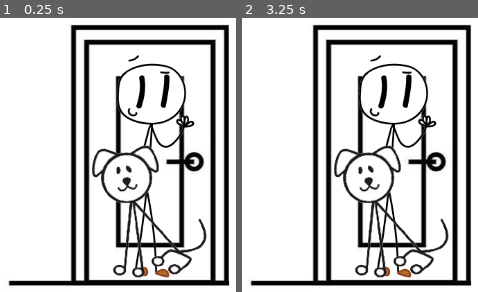
Above: before the commit, frames 1-2 (left to right).
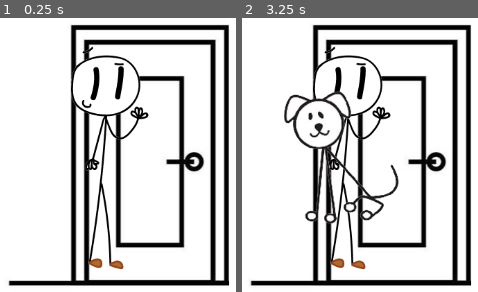
Above: after the commit, the same moments.

Repository: cjee246/NoPetsAllowed
Game: Godot game, scene res://scenes/main/main_game.tscn
Two runs of this game, one before a commit and one after it. Both use one fixed random seed, a clock stepped at 60 frames per second and the inputs below.
Inputs:
- Up to frame 1 (0.25 s): no input
- Up to frame 2 (3.25 s): tap Enter at 0.5, 2 s; tap Space at 1.25, 2.75 s

The runs differ from the first frame. In frame 1, 11% of the frame differs, in the area x 30-88%, y 10-95%; in frame 2, 14%, in the area x 17-88%, y 10-95%.

Commit message:
objects successfully spawning

Diff:
--- /dev/null
+++ b/no-pets-allowed/scenes/main/main_game.gd
@@ -0,0 +1,11 @@
+extends Node2D
+
+
+# Called when the node enters the scene tree for the first time.
+func _ready() -> void:
+	$Door.open_door()
+
+
+# Called every frame. 'delta' is the elapsed time since the previous frame.
+func _process(delta: float) -> void:
+	pass
--- a/no-pets-allowed/scenes/main/main_game.tscn
+++ b/no-pets-allowed/scenes/main/main_game.tscn
@@ -1,12 +1,14 @@
-[gd_scene load_steps=5 format=3 uid="uid://ciw8kicv5qio"]
+[gd_scene load_steps=6 format=3 uid="uid://ciw8kicv5qio"]
 
 [ext_resource type="PackedScene" uid="uid://bs1scwi8yq7di" path="res://scenes/objects/door.tscn" id="1_2qwqm"]
+[ext_resource type="Script" path="res://scenes/main/main_game.gd" id="1_413jr"]
 [ext_resource type="PackedScene" uid="uid://bvg3legqgm8bj" path="res://scenes/objects/human.tscn" id="2_h36c7"]
 [ext_resource type="PackedScene" uid="uid://nlg5bgtq6brj" path="res://scenes/objects/pet.tscn" id="3_0cv78"]
 
 [sub_resource type="CanvasItemMaterial" id="CanvasItemMaterial_nsq8g"]
 
 [node name="MainGame" type="Node2D"]
+script = ExtResource("1_413jr")
 
 [node name="GameManager" type="Node" parent="."]
 
@@ -24,7 +26,9 @@
 [node name="Door" parent="." instance=ExtResource("1_2qwqm")]
 
 [node name="Human" parent="." instance=ExtResource("2_h36c7")]
+visible = false
 position = Vector2(66, 12)
 
 [node name="Pet" parent="." instance=ExtResource("3_0cv78")]
+visible = false
 position = Vector2(72, 78)
--- a/no-pets-allowed/scenes/objects/door.gd
+++ b/no-pets-allowed/scenes/objects/door.gd
@@ -1,12 +1,90 @@
 extends Node2D
 
+@onready var timer: Timer = $Timer
 
-# Called when the node enters the scene tree for the first time.
-func _ready() -> void:
-	pass # Replace with function body.
+# variable for type
+enum Type {HUMAN, PET, NONE}
+var pet_scene: PackedScene = load("res://scenes/objects/pet.tscn")
+var human_scene: PackedScene = load( "res://scenes/objects/human.tscn")
 
+# get current level settings -- move to game script
+var level: int = Main.level
+var lives: int = Main.lives
+var humans: int = 0
+var pets: int = 0
 
-# Called every frame. 'delta' is the elapsed time since the previous frame.
-func _process(delta: float) -> void:
+# define door variables
+var human_queue: int = 0
+var pet_queue: int = 0
+var is_open: bool = false
+var is_human: bool = false
+var is_pet: bool = false
 
-	pass
+func set_door():
+	timer.wait_time = 3
+	timer.start()
+
+func randomize_door():
+	human_queue = randi_range(1, 3)
+	pet_queue = randi_range(1, 1)
+
+func open_door() -> bool:
+	if is_open:
+		return false
+	else:
+		# animate door open
+		set_door()
+		randomize_door()
+		is_open = true
+		_on_timer_timeout()
+		return true
+
+func close_door():
+	if is_human:
+		pass
+	elif is_pet:
+		pass
+	else:
+		pass
+	reset_door()
+
+func reset_door():
+	is_open = false
+	# animate door close
+	# destroy any spawned objects
+	human_queue = 0
+	pet_queue = 0
+	timer.stop()
+
+func _on_timer_timeout() -> void:
+	process_entry()
+	process_spawn()
+
+func process_entry():
+	if is_human:
+		humans += 1
+		# animate human entry and dequeue
+	elif is_pet:
+		pets += 1
+		# animate pet entry and dequeue
+
+func process_spawn():
+	if human_queue > 0:
+		is_human = true
+		is_pet = false
+		human_queue -= 1
+		# spawn a human in the doorway
+		spawn_object(human_scene)
+	elif pet_queue > 0:
+		is_human = false
+		is_pet = true
+		pet_queue -= 1
+		# spawn a pet in the doorway
+		spawn_object(pet_scene)
+	else:
+		is_human = false
+		is_pet = false
+
+func spawn_object(object_scene: PackedScene):
+	var object = object_scene.instantiate()
+	$Objects.add_child(object)
--- a/no-pets-allowed/scenes/objects/door.tscn
+++ b/no-pets-allowed/scenes/objects/door.tscn
@@ -70,3 +70,9 @@
 animation = &"closing"
 frame = 2
 frame_progress = 0.556754
+
+[node name="Timer" type="Timer" parent="."]
+
+[node name="Objects" type="Node2D" parent="."]
+
+[connection signal="timeout" from="Timer" to="." method="_on_timer_timeout"]
--- a/no-pets-allowed/scripts/main/main.gd
+++ b/no-pets-allowed/scripts/main/main.gd
@@ -11,9 +11,8 @@
 # score variables
 var level: int = 0
 var lives: int = 5
-var target: int = 5
-var dogs: int = 0
-var people: int = 0
+var pets: int = 0
+var humans: int = 0
 var score: int = 0
 
 func _ready() -> void:
